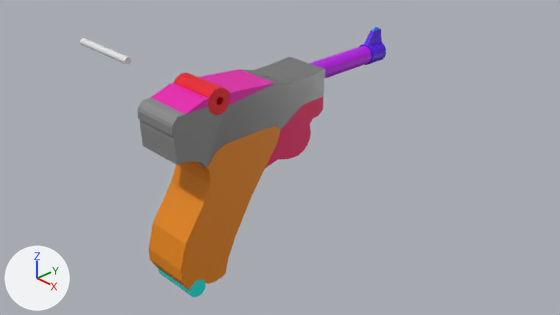
An edit to the Blender file Art/LoganB/Gun.blend, drawn before and after from the same camera.
Rendered twice from the file's camera 'Camera'. Every picture has the same lights, and +X, +Y and +Z are marked at lower left.
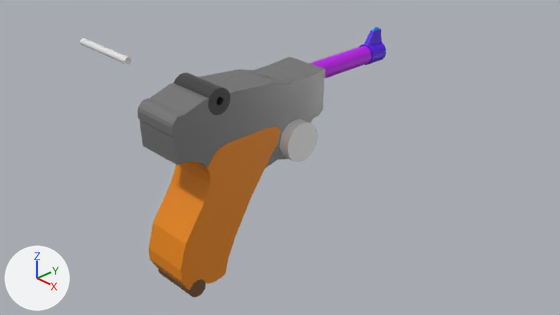
Commit message: Changed color

Boxes [x1, y1, x2, y2] around the edits, measured in the pictures (560 x 315 px):
'Cube.008', surface changed (pink to grey)
    both: [151, 69, 274, 114]
'Cube.004', surface changed (purple to grey)
    both: [265, 97, 323, 168]
'Cylinder.008', added
    after: [280, 119, 318, 162]
'Cylinder.006', surface changed (red to grey)
    both: [174, 73, 230, 115]
'Cylinder.004', recoloured (cyan to brown)
    both: [158, 269, 206, 297]

The change, as a list of edits to the scene's bpy script:
```text
Change mat_test10:
    mat_test10.base_color: (0.0, 0.8, 0.756) -> (0.17, 0.0737, 0.022)  # cyan #00e7e1 -> brown #734d29
Change mat_test5:
    remove # nodes: BsdfPrincipled, OutputMaterial
    remove # colours: pink #e70061
    nodes: BsdfPrincipled, Bump, OutputMaterial, TexNoise
    colours: grey #898989
Change mat_test6:
    remove # nodes: BsdfPrincipled, OutputMaterial
    remove # colours: pink #e700ad
    nodes: BsdfPrincipled, Bump, OutputMaterial, TexNoise
    colours: grey #898989
Change mat_test1:
    remove # nodes: BsdfPrincipled, OutputMaterial
    remove # colours: red #e7001c
    nodes: BsdfPrincipled, Bump, OutputMaterial, TexNoise
    colours: dark grey #4e4e4e
Add me_cylinder_008:
    me_cylinder_008.from_pydata(...)  # a 32-sided cylinder along z spanning x -1.0..1.0, y -1.0..1.0, z -2.45..1.8
Add ob_cylinder_008:
    ob_cylinder_008 = bpy.data.objects.new('Cylinder.008', me_cylinder_008)
    ob_cylinder_008.location = (0.0, -0.045, 0.368)
    ob_cylinder_008.rotation_euler = (0.0, 1.571, 0.0)  # degrees (0, 90, 0)
    ob_cylinder_008.scale = (0.29, 0.29, 0.29)
```
